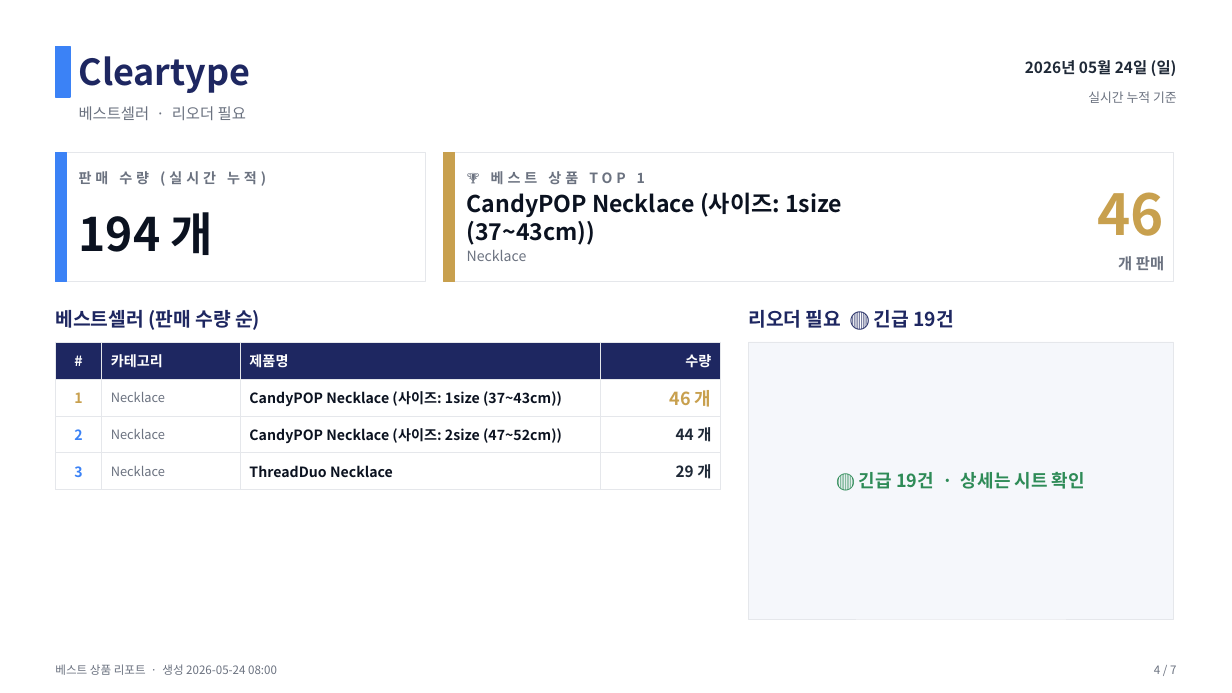
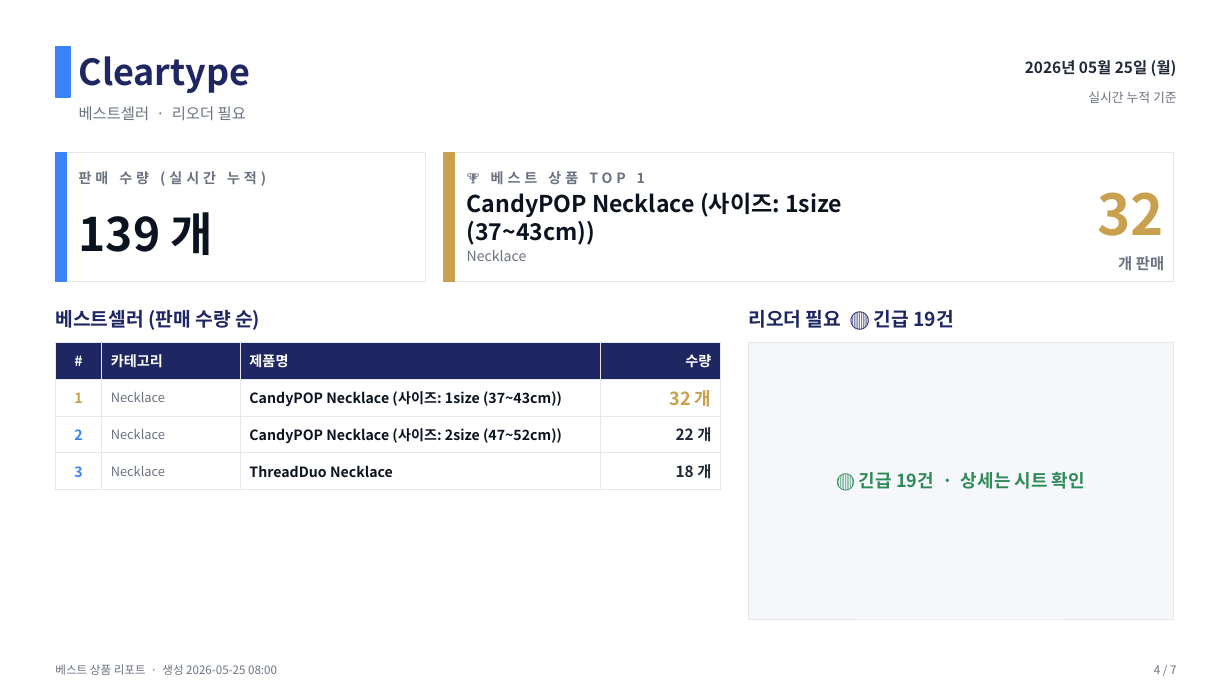
Before and after one commit to j65209/Brightbeed, a slide deck: slide 4 of data/sales-report.pptx. Drawn at 1232x693 pixels with LibreOffice and Linux fonts; fonts in the diff are those of the drawing. Boxes give left, top, right and bottom in pixels: in the first picture for what was removed or moved away, otherwise in the second. Text is boxed around its words. In the diff, an @@ line names an element or a change of style, - is before the commit and + after.

```diff
--- a/data/sales-report.pptx
+++ b/data/sales-report.pptx
@@ text at (x1=1025, y1=60, x2=1177, y2=76): text changed @@
-2026년 05월 24일 (일)
+2026년 05월 25일 (월)
@@ text at (x1=1098, y1=192, x2=1165, y2=236): text changed @@
-46
+32
@@ text at (x1=79, y1=212, x2=214, y2=255): text changed @@
-194 개
+139 개
@@ table at (x1=55, y1=342, x2=721, y2=483) @@
-row 2, column 4: 46 개
+row 2, column 4: 32 개
-row 3, column 4: 44 개
+row 3, column 4: 22 개
-row 4, column 4: 29 개
+row 4, column 4: 18 개
@@ text at (x1=55, y1=664, x2=277, y2=675): text changed @@
-베스트 상품 리포트 · 생성 2026-05-24 08:00
+베스트 상품 리포트 · 생성 2026-05-25 08:00
```
Also in this commit, not shown: 6 other slides changed.
